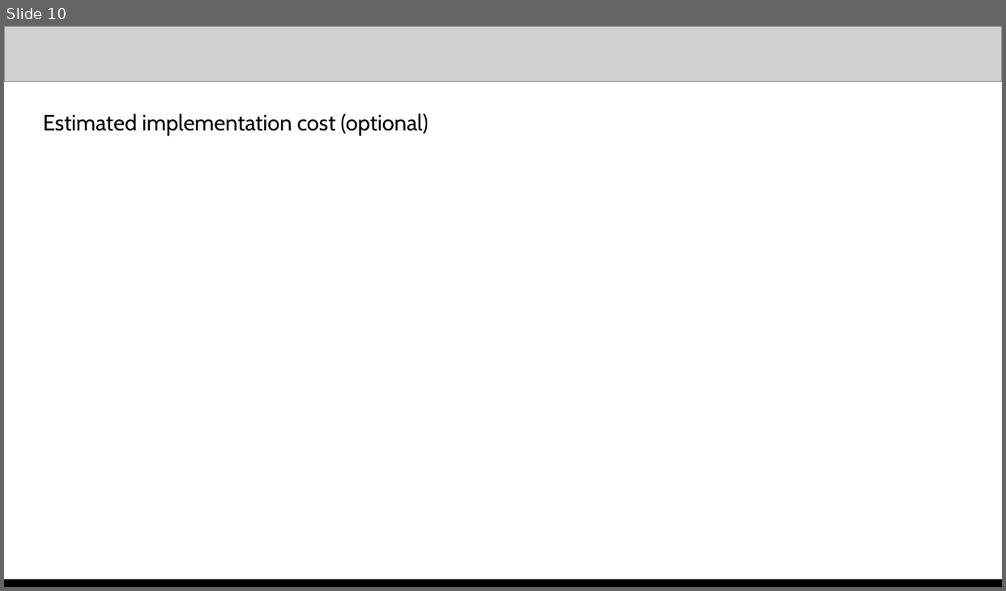
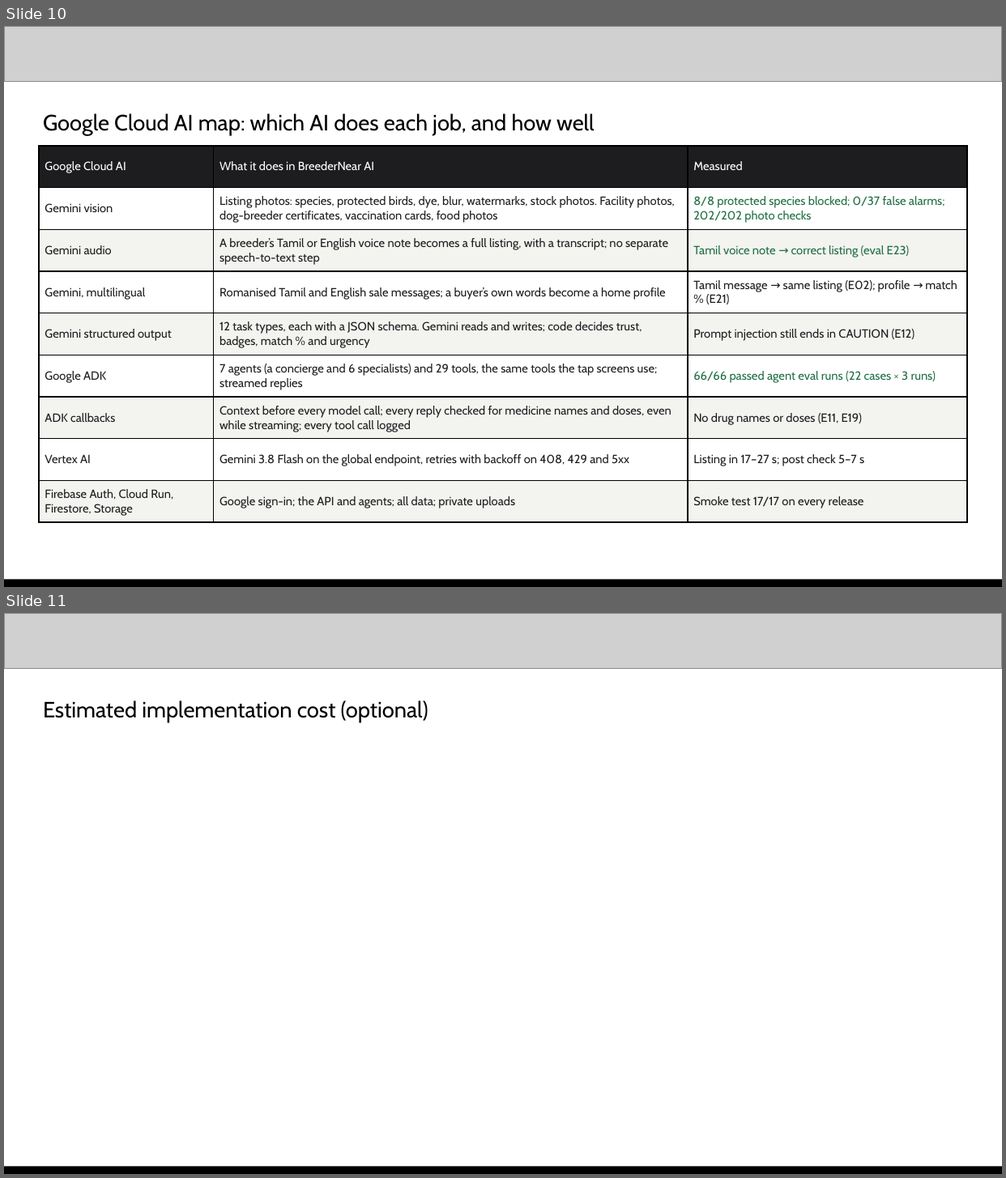
Before and after one commit to sudarsan-22/breedernear-ai, a slide deck: docs/submission/BreederNear-AI-deck.pptx. Shown one above the other, each under a label of ours: slide 10 before the commit, slides 10 and 11 after it. The pictures are 1006x591 and 1006x1178 pixels, drawn with LibreOffice and Linux fonts; fonts in the diff are those of the drawing; grey boxes stand for pictures. Boxes give left, top, right and bottom in pixels: in the first picture for what was removed or moved away, otherwise in the second. Text is boxed around its words. In the diff, an @@ line names an element or a change of style, - is before the commit and + after.

Commit message:
docs: deck slide 'Google Cloud AI map': each Gemini capability, its jobs and what was measured

```diff
--- a/docs/submission/BreederNear-AI-deck.pptx
+++ b/docs/submission/BreederNear-AI-deck.pptx
@@ slide 10 added at (4,26,1002,587), background #FFFFFF @@
@@ picture added at (4,26,1002,81) @@
@@ text added at (43,113,594,135), 16 pt, text #000000 @@
+Google Cloud AI map: which AI does each job, and how well
@@ table added at (39,146,967,523), 9 rows, 3 columns @@
+Google Cloud AI | What it does in BreederNear AI | Measured
+Gemini vision | Listing photos: species, protected birds, dye, blur, watermarks, stock photos. Facility photos, dog-breeder certificates, vaccination cards, food photos | 8/8 protected species blocked; 0/37 false alarms; 202/202 photo checks
+Gemini audio | A breeder’s Tamil or English voice note becomes a full listing, with a transcript; no separate speech-to-text step | Tamil voice note → correct listing (eval E23)
+Gemini, multilingual | Romanised Tamil and English sale messages; a buyer’s own words become a home profile | Tamil message → same listing (E02); profile → match % (E21)
+Gemini structured output | 12 task types, each with a JSON schema. Gemini reads and writes; code decides trust, badges, match % and urgency | Prompt injection still ends in CAUTION (E12)
+Google ADK | 7 agents (a concierge and 6 specialists) and 29 tools, the same tools the tap screens use; streamed replies | 66/66 passed agent eval runs (22 cases × 3 runs)
+ADK callbacks | Context before every model call; every reply checked for medicine names and doses, even while streaming; every tool call logged | No drug names or doses (E11, E19)
+Vertex AI | Gemini 3.8 Flash on the global endpoint, retries with backoff on 408, 429 and 5xx | Listing in 17–27 s; post check 5–7 s
+Firebase Auth, Cloud Run, Firestore, Storage | Google sign-in; the API and agents; all data; private uploads | Smoke test 17/17 on every release
@@ picture added at (4,582,1002,587) @@
@@ rectangle added at (4,580,1002,587), fill #000000 @@
@@ what was slide 10 is now slide 11 @@
```
Also in this commit, not shown: 3 slides changed, 2 other files.
